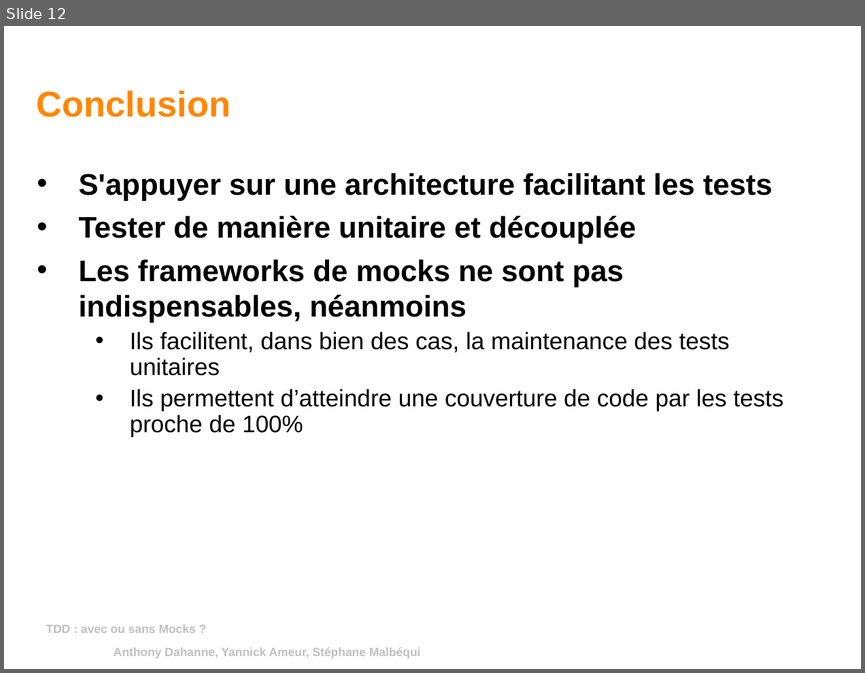
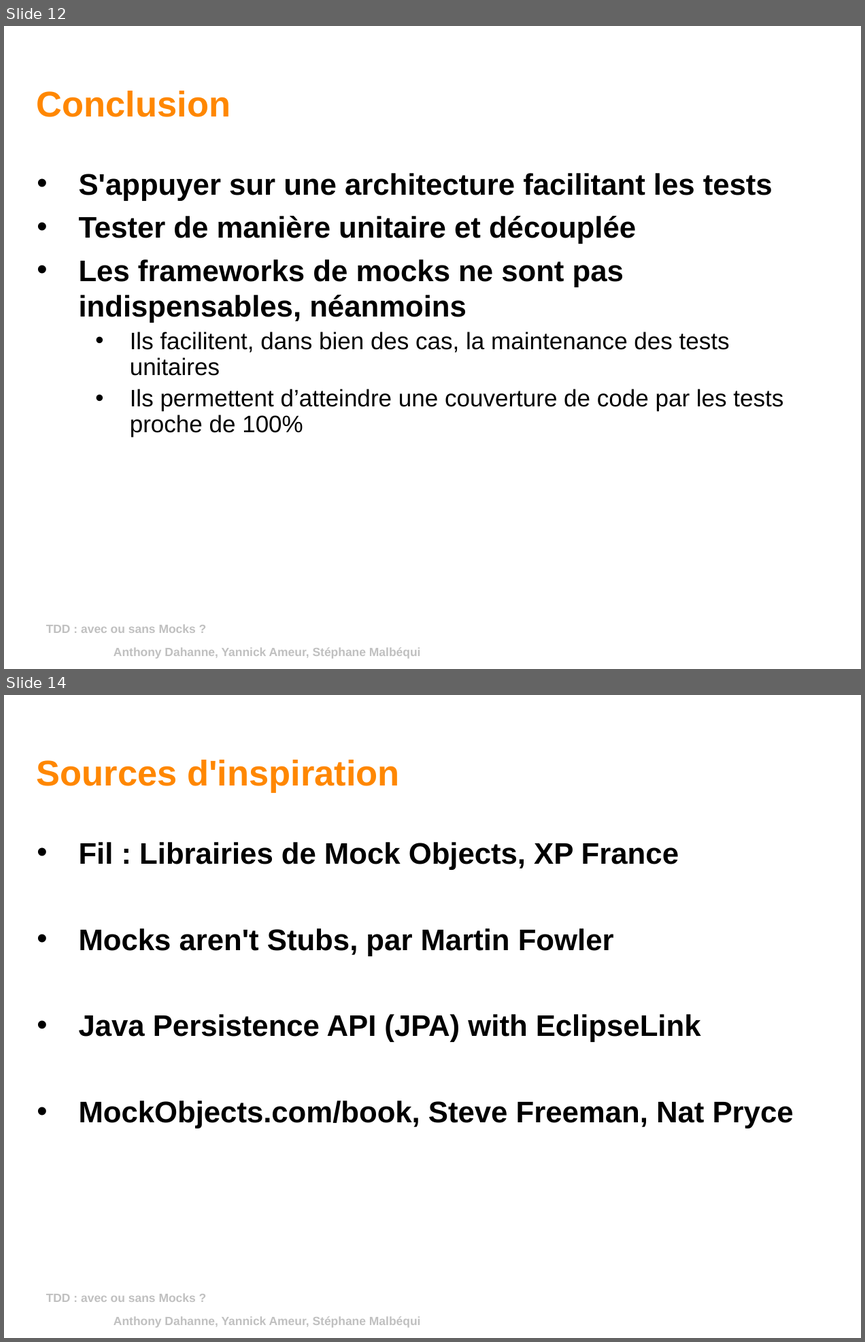
Before and after one commit to yannickameur/tddavecousansmock, a slide deck: tddavecousansmock/tdd_avec_ou_sans_mock.odp. Shown one above the other, each under a label of ours: slide 12 before the commit, slides 12 and 14 after it; the slides between them are not shown. The pictures are 865x673 and 865x1342 pixels, drawn with LibreOffice and Linux fonts; fonts in the diff are those of the drawing; background and template pictures are left out. Boxes give left, top, right and bottom in pixels: in the first picture for what was removed or moved away, otherwise in the second. Text is boxed around its words. In the diff, an @@ line names an element or a change of style, - is before the commit and + after.

```diff
--- a/tddavecousansmock/tdd_avec_ou_sans_mock.odp
+++ b/tddavecousansmock/tdd_avec_ou_sans_mock.odp
@@ slide 14 added at [4, 695, 861, 1338], background #FFFFFF; not listed: 1 template element that a slide beside it also shows @@
@@ title added at [37, 760, 399, 793], 30 pt, text #FF8701, bold @@
+Sources d'inspiration
@@ text added at [79, 842, 793, 1128], 25 pt, text #000000, bold @@
+• Fil : Librairies de Mock Objects, XP France
+• Mocks aren't Stubs, par Martin Fowler
+• Java Persistence API (JPA) with EclipseLink
+• MockObjects.com/book, Steve Freeman, Nat Pryce
@@ text added at [46, 1293, 196, 1302], 10 pt, text #C0C0C0, bold @@
+TDD : avec ou sans Mocks ?
@@ page number added at [442, 1302, 679, 1336], 14 pt, text #FFFFFF, bold @@
+14
```
Also in this commit, not shown: 1 slide changed, 5 other files.
